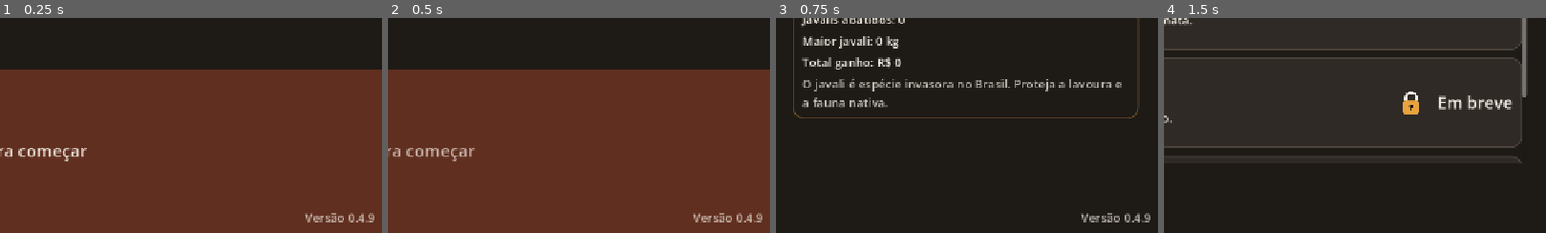
Above: before the commit, frames 1-4 (left to right).
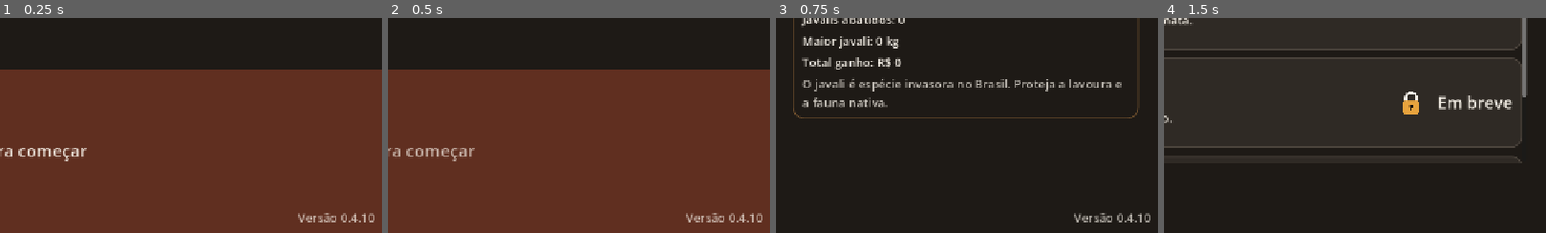
Above: after the commit, the same moments.

Repository: italocassio/hunt-javali
Game: Godot game, scene res://src/ui/boot/boot.tscn
Two runs of this game, one before a commit and one after it. Both use one fixed random seed, a clock stepped at 60 frames per second and the inputs below.
Inputs (mouse positions are % of the whole screen's width and height, from its top left):
- Up to frame 1 (0.25 s): no input
- Up to frame 2 (0.5 s): no input
- Up to frame 3 (0.75 s): click (50, 50) at 0.5 s
- Up to frame 4 (1.5 s): click "Jogar" at 1.25 s
The pictures show only the part of the screen within x 49-99%, y 50-100%; the shares and areas given below are measured in that part.

The runs differ from the first frame. In frame 1, 0.5% of the frame differs, in the area x 78-98%, y 90-96%; in frame 2, 0.5%; in frame 3, 0.5%; in frame 4, nothing differs.

Commit message:
versão 0.4.10: rolagem por arraste nos menus no celular
- Listas dos menus rolam arrastando o dedo em qualquer ponto, inclusive sobre
  botões e cartões; toque simples aciona, arraste não aciona; inércia curta.
- Sliders: arraste ao longo move o slider, arraste vertical rola a lista.
- Desktop sem mudança (só eventos de mouse emulado do toque são tratados).
- TouchScrollContainer em src/ui/common, usado por UiKit.scroll_list().
- README: como rodar a versão Web localmente, no celular e com o servidor de salas.

Co-Authored-By: Claude Opus 5.5 <noreply@anthropic.com>

Diff:
--- a/project.godot
+++ b/project.godot
@@ -12,7 +12,7 @@
 
 config/name="Caçada ao Javali"
 config/description="Controle de javalis invasores em fazendas do Brasil."
-config/version="0.4.9"
+config/version="0.4.10"
 run/main_scene="res://src/ui/boot/boot.tscn"
 config/features=PackedStringArray("4.7", "GL Compatibility")
 config/icon="res://assets/ui/icons/app_icon.svg"
--- /dev/null
+++ b/src/ui/common/touch_scroll_container.gd
@@ -0,0 +1,317 @@
+extends ScrollContainer
+## ScrollContainer that scrolls by dragging a finger anywhere on it, also when the drag starts on top of a
+## Button, a card, a CheckButton or an OptionButton (those take the touch and the list never sees the drag).
+## Built by UiKit.scroll_list(); no class_name on purpose (loaded through preload, no import cache needed).
+##
+## One finger reaches the GUI as TWO event streams that this node sees in _input, before any control:
+## the mouse that Godot emulates from touch (InputEvent.DEVICE_ID_EMULATION, always first) and the raw
+## InputEventScreenTouch / ScreenDrag of the same finger (Godot 4.7 buttons also react to those).
+##   - press inside the list: both streams are swallowed and remembered (state PENDING);
+##   - moved more than DRAG_DEADZONE_PX: state DRAGGING, the list scrolls and nothing reaches the controls;
+##   - released inside the dead zone: it was a tap, the remembered presses and releases are replayed to the
+##     GUI at the press position, so the control fires exactly as it would have without this node;
+##   - released after a drag: the list keeps gliding with a short inertia.
+## Real mouse (desktop: wheel, click, scrollbar) never matches the emulation device and is left alone.
+## Scrollbars and text fields keep their own drag: a press that lands on them is not taken over at all.
+## A slider is taken over like a button, but when the first real movement goes along the slider (horizontal for
+## an HSlider) the held press is handed back to it, so a vertical swipe over a slider scrolls instead of moving it.
+
+## Finger travel (viewport px) before a touch stops being a tap and becomes a scroll (about 8 dp on a phone).
+const DRAG_DEADZONE_PX: float = 16.0
+## Fling: exponential slow-down rate (1/s), speed limits (content px/s) and the finger idle time (s) that cancels it.
+const INERTIA_FRICTION_PER_S: float = 4.0
+const INERTIA_MIN_SPEED_PX_S: float = 40.0
+const INERTIA_MAX_SPEED_PX_S: float = 6000.0
+const FLING_MAX_IDLE_S: float = 0.08
+## Weight of the newest sample in the smoothed finger velocity (0..1) and the shortest sample interval used (s).
+const VELOCITY_SMOOTHING: float = 0.5
+const MIN_SAMPLE_INTERVAL_S: float = 0.004
+## The built-in touch scrolling is switched off by giving it a dead zone no screen can reach: it only sees the
+## touch through controls that let it pass and would scroll twice.
+const NATIVE_TOUCH_DEADZONE_PX: int = 1000000
+const NO_FINGER: int = -1
+
+enum Phase { IDLE, PENDING, DRAGGING }
+enum Target { PLAIN, OWN_DRAG, SLIDER }
+
+var _phase: Phase = Phase.IDLE
+var _held: Array[InputEvent] = []         # swallowed press/release events of the current tap candidate
+var _press_pos: Vector2 = Vector2.ZERO
+var _press_global_pos: Vector2 = Vector2.ZERO
+var _finger: int = NO_FINGER              # ScreenTouch index of the finger that owns the mouse emulation
+var _last_pos: Vector2 = Vector2.ZERO
+var _last_move_usec: int = 0
+var _velocity: Vector2 = Vector2.ZERO     # content px per second
+var _scroll_f: Vector2 = Vector2.ZERO     # scroll offset in floats: ScrollBar steps would round small moves away
+var _flinging: bool = false
+var _tap_blocked: bool = false            # the press only stopped a fling: it must not fire a control
+var _tap_release_seen: bool = false       # the mouse release arrived, the tap replay is queued
+var _slider_pressed: bool = false         # the press landed on a slider: a drag along it goes back to the slider
+var _slider_vertical: bool = false
+var _replaying: bool = false
+
+
+func _ready() -> void:
+	scroll_deadzone = NATIVE_TOUCH_DEADZONE_PX
+	set_process(false)
+
+
+func _exit_tree() -> void:
+	_reset()
+
+
+func _notification(what: int) -> void:
+	if what == NOTIFICATION_VISIBILITY_CHANGED and not is_visible_in_tree():
+		_reset()
+
+
+func _input(event: InputEvent) -> void:
+	if _replaying:
+		return
+	if event is InputEventMouseButton:
+		var button: InputEventMouseButton = event
+		if button.device != InputEvent.DEVICE_ID_EMULATION or button.button_index != MOUSE_BUTTON_LEFT:
+			return
+		if button.pressed:
+			_on_mouse_press(button)
+		else:
+			_on_mouse_release(button)
+	elif event is InputEventMouseMotion:
+		var motion: InputEventMouseMotion = event
+		if _phase == Phase.IDLE:
+			return
+		if motion.device == InputEvent.DEVICE_ID_EMULATION:
+			_on_motion(motion)
+		elif motion.button_mask & MOUSE_BUTTON_MASK_LEFT:
+			get_viewport().set_input_as_handled()   # the browser's own pointer stream of the same finger
+	elif event is InputEventScreenTouch:
+		_on_screen_touch(event)
+	elif event is InputEventScreenDrag:
+		if _finger != NO_FINGER and (event as InputEventScreenDrag).index == _finger:
+			get_viewport().set_input_as_handled()
+
+
+# --- Gesture ---
+
+func _on_mouse_press(event: InputEventMouseButton) -> void:
+	if _phase != Phase.IDLE or not _held.is_empty():
+		_reset()   # a release was lost somewhere: start clean
+	if get_viewport().is_input_handled() or not is_visible_in_tree():
+		return
+	if not _contains(event.position) or not _can_scroll():
+		return
+	var target: Target = _target_at(event.position)
+	if target == Target.OWN_DRAG:
+		return
+	_held.append(event.duplicate())
+	_press_pos = event.position
+	_press_global_pos = event.global_position
+	_last_pos = event.position
+	_finger = NO_FINGER
+	_tap_blocked = _flinging
+	_tap_release_seen = false
+	_slider_pressed = target == Target.SLIDER
+	_stop_fling()
+	_phase = Phase.PENDING
+	get_viewport().set_input_as_handled()
+
+
+func _on_screen_touch(event: InputEventScreenTouch) -> void:
+	if event.pressed and not event.canceled:
+		# Godot emulates the mouse first and dispatches the touch right after: this is the sibling of that press.
+		if _phase != Phase.IDLE and _finger == NO_FINGER:
+			_finger = event.index
+			_held.append(event.duplicate())
+			get_viewport().set_input_as_handled()
+		return
+	if _finger == NO_FINGER or event.index != _finger:
+		return
+	get_viewport().set_input_as_handled()
+	_finger = NO_FINGER
+	if event.canceled:
+		_reset()
+	elif _phase == Phase.PENDING or _tap_release_seen:
+		_held.append(event.duplicate())   # part of a tap: replayed with the rest
+
+
+func _on_motion(event: InputEventMouseMotion) -> void:
+	get_viewport().set_input_as_handled()
+	if _phase == Phase.PENDING:
+		var travel: Vector2 = event.position - _press_pos
+		if travel.length() < DRAG_DEADZONE_PX:
+			return
+		if _slider_pressed and (absf(travel.y) > absf(travel.x)) == _slider_vertical:
+			_hand_back_to_slider(event)
+			return
+		_phase = Phase.DRAGGING
+		_held.clear()   # not a tap anymore
+		_scroll_f = Vector2(get_h_scroll_bar().value, get_v_scroll_bar().value)
+		_velocity = Vector2.ZERO
+		_last_pos = event.position   # scrolling starts from here: the content does not jump by the dead zone
+		_last_move_usec = Time.get_ticks_usec()
+		return
+	var now: int = Time.get_ticks_usec()
+	var dt: float = maxf(float(now - _last_move_usec) / 1000000.0, MIN_SAMPLE_INTERVAL_S)
+	var content_delta: Vector2 = _last_pos - event.position   # finger up = the scroll offset grows
+	_last_pos = event.position
+	_last_move_usec = now
+	_velocity = _velocity.lerp(content_delta / dt, VELOCITY_SMOOTHING)
+	_scroll_to(_scroll_f + content_delta)
+
+
+func _on_mouse_release(event: InputEventMouseButton) -> void:
+	if _phase == Phase.IDLE:
+		return
+	get_viewport().set_input_as_handled()
+	var was_dragging: bool = _phase == Phase.DRAGGING
+	_phase = Phase.IDLE
+	if was_dragging:
+		var idle_s: float = float(Time.get_ticks_usec() - _last_move_usec) / 1000000.0
+		if idle_s <= FLING_MAX_IDLE_S and _velocity.length() >= INERTIA_MIN_SPEED_PX_S:
+			_velocity = _velocity.limit_length(INERTIA_MAX_SPEED_PX_S)
+			_flinging = true
+			set_process(true)
+		return
+	if _tap_blocked:
+		_held.clear()
+		return
+	_held.append(event.duplicate())
+	_tap_release_seen = true
+	_replay_tap.call_deferred()   # deferred: the touch release of the same finger is still on its way
+
+
+## The drag belongs to the slider under the finger: it gets the held press at the original position and the
+## motion that crossed the dead zone, then every later event of this finger reaches it untouched.
+func _hand_back_to_slider(motion: InputEventMouseMotion) -> void:
+	var events: Array[InputEvent] = _held
+	_held = []
+	_phase = Phase.IDLE
+	_finger = NO_FINGER
+	_slider_pressed = false
+	var viewport: Viewport = get_viewport()
+	_replaying = true
+	for event: InputEvent in events:
+		viewport.push_input(event, true)
+	viewport.push_input(motion.duplicate(), true)
+	_replaying = false
+	viewport.set_input_as_handled()   # the original motion was just delivered by the replay
+
+
+## A tap: the GUI gets hover + the held presses and releases at the press position, in the original order.
+func _replay_tap() -> void:
+	var events: Array[InputEvent] = _held
+	_held = []
+	_tap_release_seen = false
+	if not is_inside_tree() or events.is_empty():
+		return
+	var viewport: Viewport = get_viewport()
+	var hover: InputEventMouseMotion = InputEventMouseMotion.new()
+	hover.device = InputEvent.DEVICE_ID_EMULATION
+	hover.position = _press_pos
+	hover.global_position = _press_global_pos
+	_replaying = true
+	viewport.push_input(hover, true)
+	for event: InputEvent in events:
+		if event is InputEventMouseButton:
+			(event as InputEventMouseButton).position = _press_pos
+			(event as InputEventMouseButton).global_position = _press_global_pos
+		elif event is InputEventScreenTouch:
+			(event as InputEventScreenTouch).position = _press_pos
+		viewport.push_input(event, true)
+	_replaying = false
+
+
+# --- Scrolling ---
+
+func _process(delta: float) -> void:
+	if not _flinging:
+		set_process(false)
+		return
+	_velocity *= exp(-INERTIA_FRICTION_PER_S * delta)
+	if _velocity.length() < INERTIA_MIN_SPEED_PX_S:
+		_stop_fling()
+		return
+	var before: Vector2 = _scroll_f
+	_scroll_to(_scroll_f + _velocity * delta)
+	if _scroll_f.is_equal_approx(before):
+		_stop_fling()   # reached the end of the list
+
+
+func _stop_fling() -> void:
+	_flinging = false
+	_velocity = Vector2.ZERO
+	set_process(false)
+
+
+func _reset() -> void:
+	_phase = Phase.IDLE
+	_held.clear()
+	_finger = NO_FINGER
+	_tap_blocked = false
+	_tap_release_seen = false
+	_slider_pressed = false
+	_stop_fling()
+
+
+## Sets the scroll offset (clamped per enabled axis); _scroll_f keeps the float value.
+func _scroll_to(target: Vector2) -> void:
+	if horizontal_scroll_mode != SCROLL_MODE_DISABLED:
+		_scroll_f.x = _apply(get_h_scroll_bar(), target.x)
+	if vertical_scroll_mode != SCROLL_MODE_DISABLED:
+		_scroll_f.y = _apply(get_v_scroll_bar(), target.y)
+
+
+static func _apply(bar: ScrollBar, value: float) -> float:
+	var clamped: float = clampf(value, bar.min_value, maxf(bar.min_value, bar.max_value - bar.page))
+	bar.value = clamped
+	return clamped
+
+
+func _can_scroll() -> bool:
+	return _axis_range(horizontal_scroll_mode, get_h_scroll_bar()) > 0.0 \
+			or _axis_range(vertical_scroll_mode, get_v_scroll_bar()) > 0.0
+
+
+static func _axis_range(mode: ScrollContainer.ScrollMode, bar: ScrollBar) -> float:
+	if mode == ScrollContainer.SCROLL_MODE_DISABLED:
+		return 0.0
+	return bar.max_value - bar.min_value - bar.page
+
+
+# --- Hit testing ---
+
+func _contains(viewport_pos: Vector2) -> bool:
+	var local: Vector2 = get_global_transform_with_canvas().affine_inverse() * viewport_pos
+	return Rect2(Vector2.ZERO, size).has_point(local)
+
+
+## What the touch landed on: a scrollbar or text field (own drag), a slider (shared drag) or anything else.
+func _target_at(viewport_pos: Vector2) -> Target:
+	var node: Node = _topmost_control(self, viewport_pos)
+	while node != null and node != self:
+		if node is Slider:
+			_slider_vertical = node is VSlider
+			return Target.SLIDER
+		if node is ScrollBar or node is LineEdit or node is TextEdit:
+			return Target.OWN_DRAG
+		node = node.get_parent()
+	return Target.PLAIN
+
+
+## Last visible Control under the point in tree order (= drawn on top), searching below `parent`.
+func _topmost_control(parent: Node, viewport_pos: Vector2) -> Control:
+	var found: Control = null
+	for child: Node in parent.get_children(true):
+		if child is Window:
+			continue
+		if child is CanvasItem and not (child as CanvasItem).visible:
+			continue
+		if child is Control:
+			var control: Control = child
+			var local: Vector2 = control.get_global_transform_with_canvas().affine_inverse() * viewport_pos
+			if control.mouse_filter != Control.MOUSE_FILTER_IGNORE and Rect2(Vector2.ZERO, control.size).has_point(local):
+				found = control
+		var deeper: Control = _topmost_control(child, viewport_pos)
+		if deeper != null:
+			found = deeper
+	return found
--- a/src/ui/common/ui_kit.gd
+++ b/src/ui/common/ui_kit.gd
@@ -14,6 +14,8 @@
 const MUTED_COLOR: Color = Color(0.78, 0.74, 0.68)
 const PAGE_MARGIN_H: int = 40
 const PAGE_MARGIN_V: int = 24
+
+const _TouchScroll: GDScript = preload("res://src/ui/common/touch_scroll_container.gd")
 
 const _FALLBACK_SIZES: Dictionary = {
 	"TitleLabel": 40, "HeaderLabel": 28, "MoneyLabel": 24, "GoldLabel": 24,
@@ -81,8 +83,9 @@
 
 
 ## Vertical scroll area that fills the remaining space. Returns [scroll, content_vbox].
+## On touch the list scrolls by dragging anywhere on it, also over buttons (see touch_scroll_container.gd).
 static func scroll_list(separation: int = 12) -> Array:
-	var scroll: ScrollContainer = ScrollContainer.new()
+	var scroll: ScrollContainer = _TouchScroll.new()
 	scroll.size_flags_vertical = Control.SIZE_EXPAND_FILL
 	scroll.size_flags_horizontal = Control.SIZE_EXPAND_FILL
 	scroll.horizontal_scroll_mode = ScrollContainer.SCROLL_MODE_DISABLED
Not shown, added: src/ui/common/touch_scroll_container.gd.uid
Not shown, changed: docs/changelog.md
